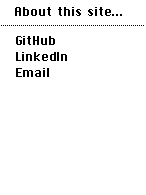
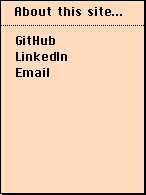
Two versions of the same layered image (w=146, h=195). Layer-by-layer changes:
showed "Rectangle 1" over [left=0, top=0, right=146, bottom=195]
